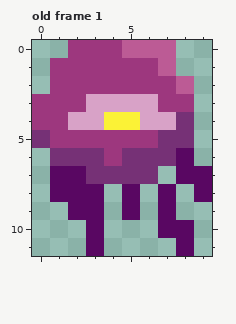
Two versions of one pixel-art file, assets/floater_b.aseprite. The picture above was drawn from the file before the commit.
10x12 pixels, 1 frame. Shown: old frame 1.
Once edited:
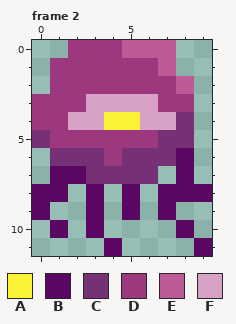
Palette (. is transparent): A #fbf236  B #590762  C #763176  D #9d377e  E #bc5b95  F #d8a2c7
A new or re-ordered frame is compared with the old frame closest to it.
Edits made:
frames 1 -> 2
Changed rows in their new state; - is an unchanged pixel.
Frame 2 is new; against old frame 1:
first column x 0:
 7 ---------.
 8 B-.-----B-
 9 B-.-------
10 -B-----.--
11 ---.B---.B
